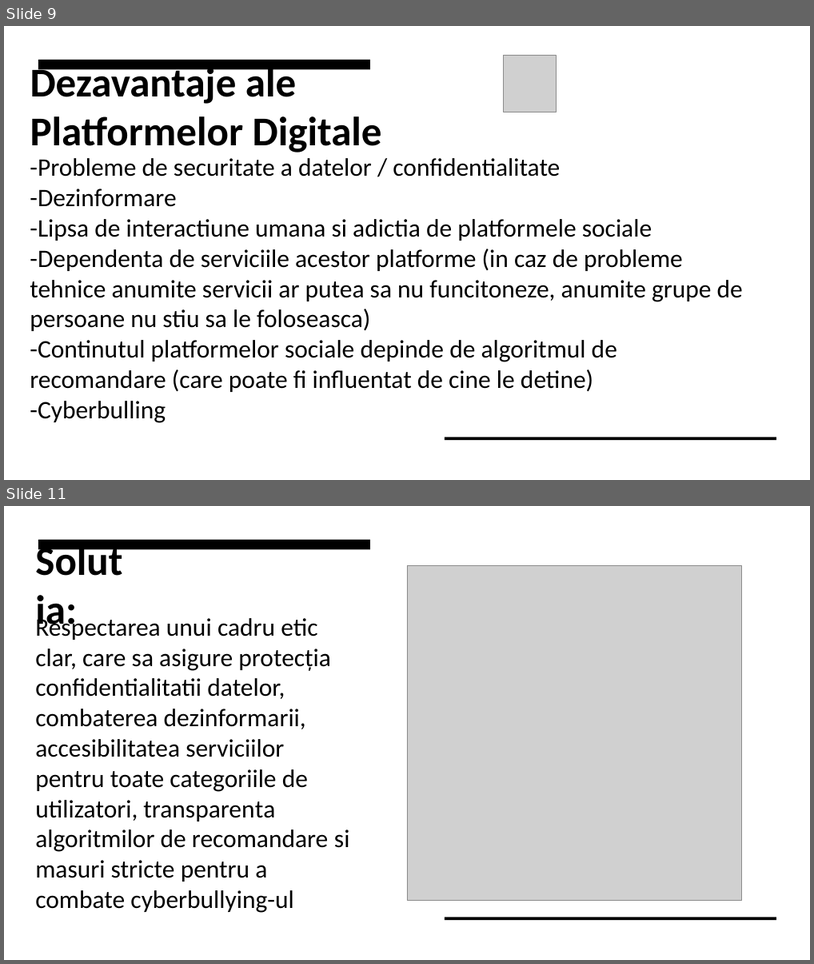
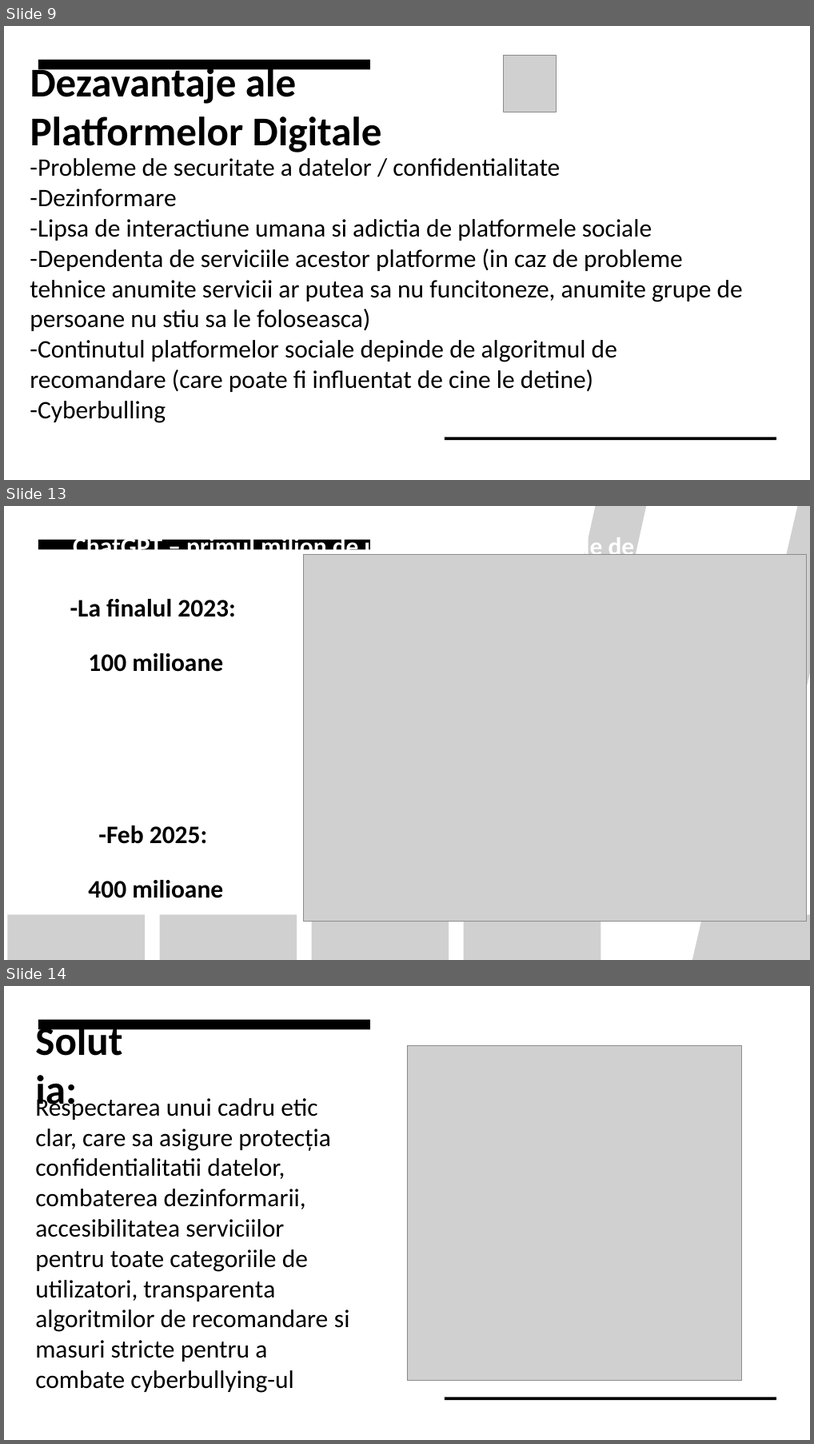
Before and after one commit to Sergiu2404/University_projects_UBB_CS, a slide deck: SEM6/EthicsAndAcademicIntegrity/Intro/Introducere_dileme_etice.pptx. Shown one above the other, each under a label of ours: slides 9 and 11 before the commit, slides 9, 13 and 14 after it; the slides between them are not shown. The pictures are 814x964 and 814x1444 pixels, drawn with LibreOffice and Linux fonts; fonts in the diff are those of the drawing; grey boxes stand for pictures; background and template pictures are left out. Boxes give left, top, right and bottom in pixels: in the first picture for what was removed or moved away, otherwise in the second. Text is boxed around its words. In the diff, an @@ line names an element or a change of style, - is before the commit and + after.

```diff
--- a/SEM6/EthicsAndAcademicIntegrity/Intro/Introducere_dileme_etice.pptx
+++ b/SEM6/EthicsAndAcademicIntegrity/Intro/Introducere_dileme_etice.pptx
@@ slide 13 added at box(4, 506, 810, 960), background #FFFFFF; not listed: 1 template element that a slide beside it also shows @@
@@ picture added at box(482, 506, 660, 960) @@
@@ picture added at box(674, 506, 810, 960) @@
@@ text added at box(73, 533, 741, 560), 30 pt, text #FFFFFF, bold @@
+ChatGPT – primul milion de utilizatori in doar 5 zile de la lansare
@@ picture added at box(304, 554, 806, 921) @@
@@ text added at box(70, 599, 235, 672), 30 pt, text #000000, bold @@
+-La finalul 2023:
+100 milioane
@@ text added at box(88, 825, 223, 898), 30 pt, text #000000, bold @@
+-Feb 2025:
+400 milioane
@@ group added at box(8, 914, 601, 960): 4 pictures @@
@@ picture added at box(708, 914, 810, 960) @@
@@ what was slide 11 is now slide 14 @@
```
Also in this commit, not shown: 2 other slides added, 7 other files.
